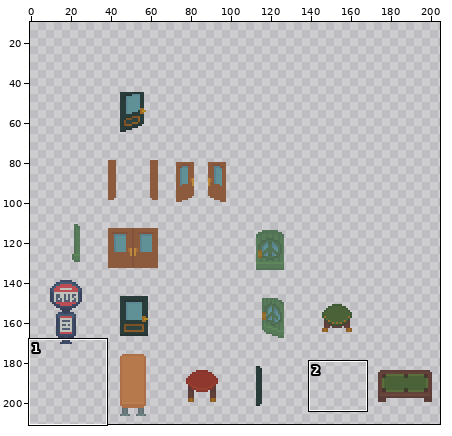
One commit to this sprite sheet: assets/sprite-atlases/interactable.png. The picture above shows the old version from afar; the outline marks the close-up.
Close-up. As it was:
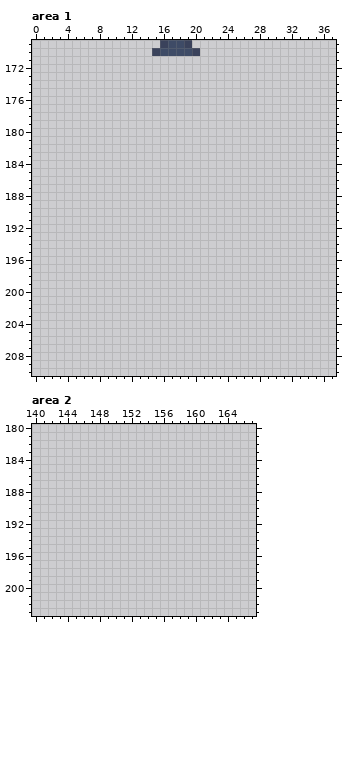
The file is 256x256 pixels. Colours within 5 levels of each other are drawn and written as one. Shown: area 1: x 0..37, y 169..210; area 2: x 140..167, y 180..203. The old version is drawn lined up with the new one. The wide view leaves out empty margins. The commit also changed other parts of the picture, which this record leaves out.
After:
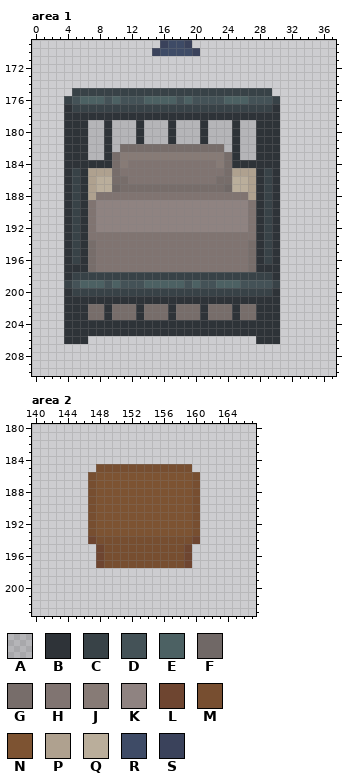
Palette (. is transparent): A #0000001e  B #2e3338  C #384247  D #445257  E #4c6163  F #706866  G #776d6a  H #807471  J #877b76  K #8f8381  L #6e4530  M #774e30  N #7d5332  P #afa18f  Q #baae9b  R #3e4b66  S #3a425b
Diff:
drawings rearranged on the sheet (the old picture shows each at its new place)
Changed rows in their new state; - is an unchanged pixel.
Area 1:
first column x 4:
175 -CCCCCCCCCCCCCCCCCCCCCCCCC-
176 CDEEEDEDDDEEEEDEDDDDEEEDDDC
177 BCCCCCCCCCCCCCCCCCCCCCCCCCB
178 BBBBBBBBBBBBBBBBBBBBBBBBBBB
179 BBBAABAAABAAABAAABAAABAABBB
180 BBBAABAAABAAABAAABAAABAABBB
181 BBBAABAAABAAABAAABAAABAABBB
182 BBBAABAGGGGGGGGGGGGGABAABBB
183 BBBAABGJJJJJJJJJJJJJGBAABBB
184 BBBBBBGJHHHHHHHHHHHJGBBBBBB
185 BCBPPPGHHHHHHHHHHHHHGPPPBCB
186 BCBPQQGGHHHHHHHHHHHGGQQPBCB
187 BCBPQQFGGGGGGGGGGGGGFQQPBCB
188 BCBPHHHHHHHHHHHHHHHHHHHPBCB
189 BCBHKKKKKKKKKKKKKKKKKKKHBCB
190 BCBHKKKKKKKKKKKKKKKKKKKHBCB
191 BCBHKKKKKKKKKKKKKKKKKKKHBCB
192 BCBHKKKKKKKKKKKKKKKKKKKHBCB
193 BCBHHHHHHHHHHHHHHHHHHHHHBCB
194 BCBGHHHHHHHHHHHHHHHHHHHGBCB
195 BCBGHHHHHHHHHHHHHHHHHHHGBCB
196 BCBGHHHHHHHHHHHHHHHHHHHGBCB
197 BBBGHHHHHHHHHHHHHHHHHHHGBBB
198 BCCCCCCCCCCCCCCCCCCCCCCCCCB
199 CDEEEDEDDDEEEEEDEDDEEEDDDDC
200 BCCCCCCCCCCCCCCCCCCCCCCCCCB
201 BBBBBBBBBBBBBBBBBBBBBBBBBBB
202 BBBGGBGGGBGGGBGGGBGGGBGGBBB
203 BBBGGBGGGBGGGBGGGBGGGBGGBBB
204 BBBBBBBBBBBBBBBBBBBBBBBBBBB
205 BBBBBBBBBBBBBBBBBBBBBBBBBBB
206 BBB---------------------BBB
Area 2:
first column x 147:
185 -MMMMMMMMMMMM-
186 MNNNNNNNNNNNNM
187 MNNNNNNNNNNNNM
188 MNNNNNNNNNNNNM
189 MNNNNNNNNNNNNM
190 MNNNNNNNNNNNNM
191 MNNNNNNNNNNNNM
192 MNNNNNNNNNNNNM
193 MNNNNNNNNNNNNM
194 LMMMMMMMMMMMML
195 -LMMMMMMMMMML-
196 -LMMMMMMMMMML-
197 -LMMMMMMMMMML-
Pixel boxes of the changes (left, top, right, bottom) in both close-ups:
added: (64, 88, 280, 344)
added: (88, 464, 200, 568)
